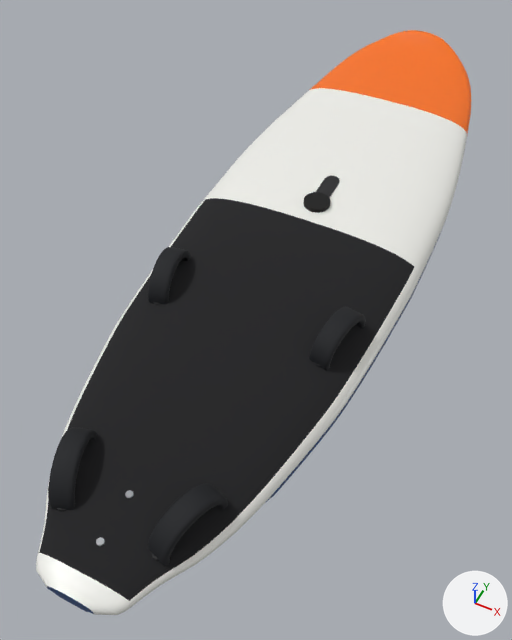
The glTF model Game/assets/models/board.glb as it was, and as the next commit left it.
Rendered twice from a 50 mm lens placed at (0.59, -1.46, 1.44), pointed at (-0.03, -0.22, -0.11). Arrows for +X, +Y and +Z are at lower right; the lights stay in place. The first picture is the older version. Vertices at exactly the same position are counted once.

In view in the first picture: 'Footstraps', 'Hull', 'MastTrack' and 1 more.
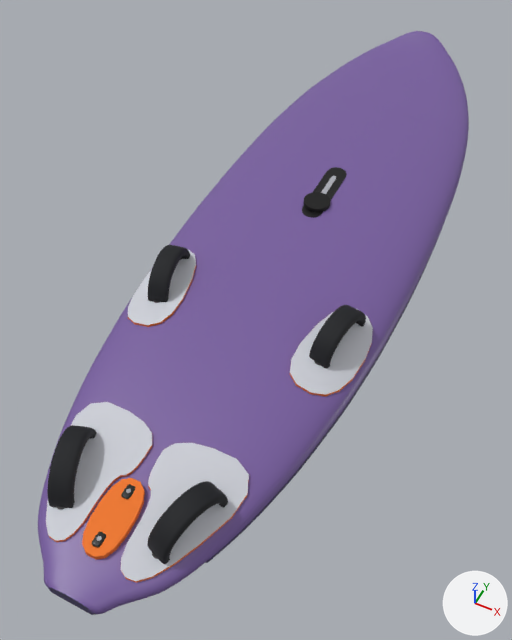
Pixel boxes (x1, y1, x2, y2) of what changed, in the pictures (512 x 640 px; the box of a moved part takes in the faces that stretch with it):
'Hull', recoloured, reshaped: before (36, 30, 471, 615); after (38, 31, 469, 615)
'DeckPads', added: after (46, 250, 373, 583)
    faces in mat_deck_pad (light grey #ced0d8): (46, 250, 373, 581)
    faces in mat_pad_edge (orange #f07620): (48, 266, 372, 583)
part 1 of me_hull, moved or reshaped: before (36, 351, 378, 615); after (38, 351, 379, 615)
part 2 of me_hull, moved or reshaped: before (296, 30, 471, 178); after (296, 31, 468, 179)
part 3 of me_hull, recoloured: after (160, 560, 203, 593)
part 4 of me_hull, recoloured (black to purple): (41, 198, 414, 599) in both
part 5 of me_hull, recoloured (orange to purple): (313, 34, 469, 130) in both
part 6 of me_masttrack, added (black): after (302, 167, 347, 218)
part 7 of me_masttrack, moved or reshaped: before (316, 176, 340, 198); after (321, 176, 336, 194)

The change in detail:
Material 'board_deck' (mat_board_deck) changes colour from white #f0f0eb to purple #775d9f; in linear values from (0.869, 0.869, 0.828) to (0.184, 0.109, 0.347).
Material 'deck_pad' (mat_deck_pad) changes colour from black #19191c to light grey #ced0d8; in linear values from (0.01, 0.01, 0.0116) to (0.617, 0.631, 0.687).
Material 'plug' (mat_plug) is new.
Its base color is (0.00232, 0.00232, 0.00271) (black #080809).
Its roughness is 0.4.
Material 'track_slot' (mat_track_slot) is new.
Its base color is (0.402, 0.413, 0.456) (grey #aaacb4).
Material 'pad_edge' (mat_pad_edge) is new.
Its base color is (0.871, 0.181, 0.0144) (orange #f07620).
Its roughness is 0.8.
me_hull is used by ob_hull; location (0.0, 0.0, 0.0).
me_hull had 6146 vertices, 12288 faces and spanned x -0.36..0.36, y -1.14..1.14, z -0.06..0.17.
me_hull now has 6242 vertices, 12480 faces and spans x -0.36..0.36, y -1.14..1.14, z -0.06..0.17.
me_hull part 1: 359 vertices moved from x -0.33..0.33, y -1.14..-0.18, z -0.06..0.01 to x -0.33..0.33, y -1.14..-0.18, z -0.06..0.02; 566 vertices removed from x -0.35..0.34, y -1.14..-0.03, z -0.06..0.03; 662 vertices added at x -0.36..0.35, y -1.14..-0.03, z -0.06..0.02.
me_hull part 2: 287 vertices moved within x -0.3..0.31, y 0.57..1.14, z 0.0..0.17; 468 vertices removed from x -0.32..0.35, y 0.27..1.14, z -0.02..0.17; 468 vertices added at x -0.33..0.34, y 0.27..1.14, z -0.02..0.17.
me_hull part 3: 24 faces spanning x -0.09..0.23, y -1.05..1.13, z -0.04..0.15 switch from mat_board_bottom (blue #0d427f) to mat_board_deck (purple #775d9f).
me_hull part 4: 1799 faces spanning x -0.34..0.34, y -1.1..0.05, z -0.04..0.08 switch from mat_deck_pad (black #19191c) to mat_board_deck (purple #775d9f).
me_hull part 5: 549 faces spanning x -0.3..0.3, y 0.74..1.13, z 0.04..0.17 switch from mat_board_accent (orange #fa7314) to mat_board_deck (purple #775d9f).
me_masttrack is used by ob_masttrack; location (0.0, 0.0, 0.0).
me_masttrack had 83 vertices, 140 faces and spanned x -0.04..0.04, y 0.085..0.265, z 0.076..0.093.
me_masttrack no longer uses material mat_hardware (black #1f1f21).
me_masttrack now has 124 vertices, 200 faces and spans x -0.04..0.04, y 0.06..0.31, z 0.074..0.093.
me_masttrack part 6: a new loose piece of 41 vertices spanning x -0.032..0.032, y 0.06..0.31, z 0.074..0.089, in mat_plug (black #080809).
me_masttrack part 7: 40 vertices removed from x -0.024..0.024, y 0.105..0.265, z 0.076..0.089; 40 vertices added at x -0.008..0.008, y 0.105..0.265, z 0.076..0.089.
me_masttrack gains material mat_plug (black #080809).
me_masttrack gains material mat_track_slot (grey #aaacb4).
Mesh me_deckpads is new.
It has 485 vertices, 864 faces and spans x -0.33..0.33, y -1.059..-0.199, z -0.018..0.062.
Faces by material slot: [304, 560].
It uses material mat_pad_edge (orange #f07620).
It uses material mat_deck_pad (light grey #ced0d8).
Object 'DeckPads' (ob_deckpads) is new; it shows me_deckpads.
Its location is (0.0, 0.0, 0.0).
